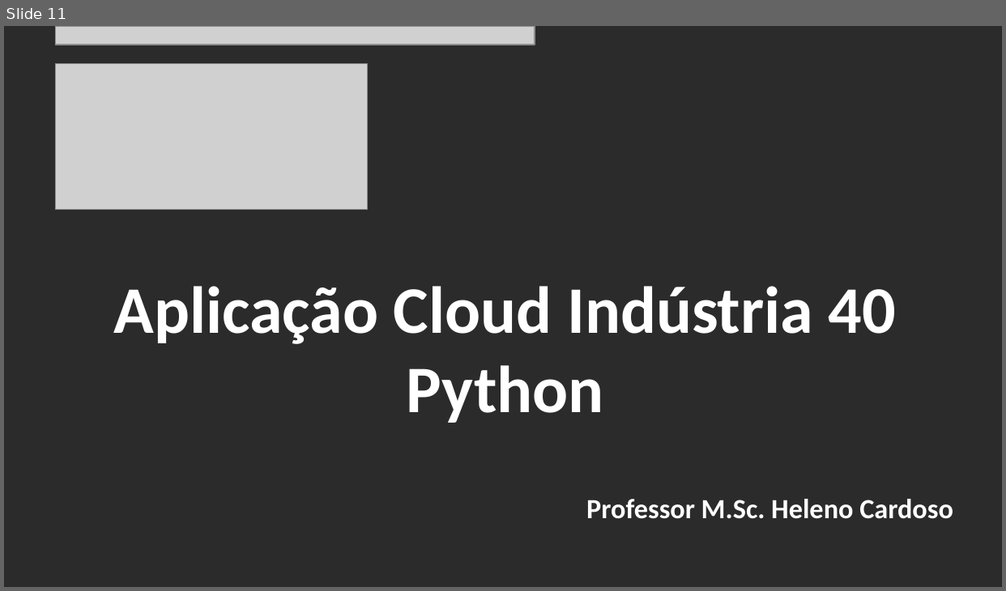
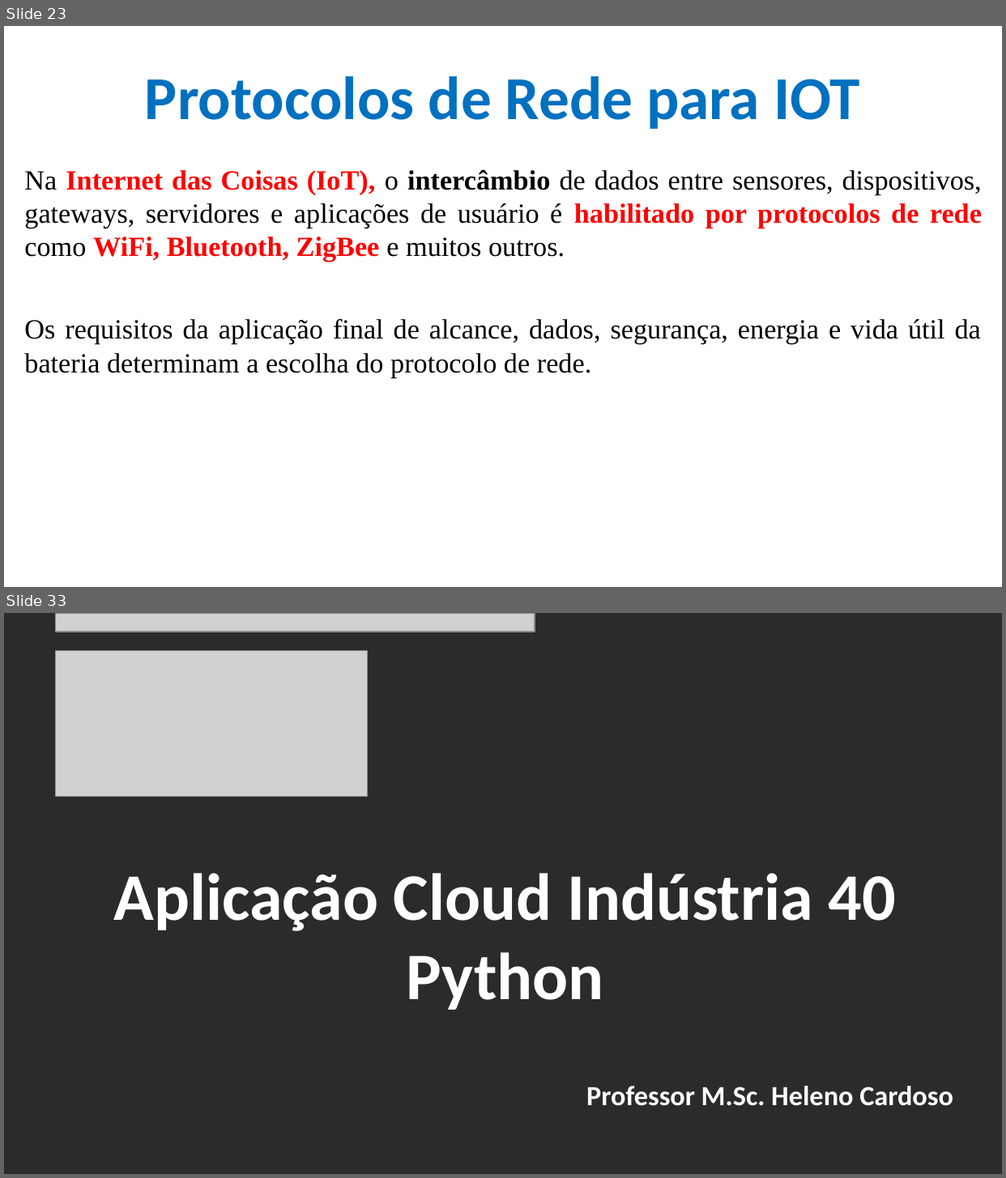
Before and after one commit to CloudEducationBrazil/WydenArea1AplicacaoCloudIndustria40Python, a slide deck: 01 Classes/Aula 02 - Aplicação Cloud Indústria 40 Python.pptx. Shown one above the other, each under a label of ours: slide 11 before the commit, slides 23 and 33 after it; the slides between them are not shown. The pictures are 1006x591 and 1006x1178 pixels, drawn with LibreOffice and Linux fonts; fonts in the diff are those of the drawing; grey boxes stand for pictures; background and template pictures are left out; a plain dark background stands for a picture behind light text. Boxes give left, top, right and bottom in pixels: in the first picture for what was removed or moved away, otherwise in the second. Text is boxed around its words. In the diff, an @@ line names an element or a change of style, - is before the commit and + after.

```diff
--- a/01 Classes/Aula 02 - Aplicação Cloud Indústria 40 Python.pptx
+++ b/01 Classes/Aula 02 - Aplicação Cloud Indústria 40 Python.pptx
@@ slide 23 added at (x1=4, y1=26, x2=1002, y2=587), background picture (left out) @@
@@ title added at (x1=145, y1=76, x2=860, y2=129), 44 pt, text #0070C0, bold @@
+Protocolos de Rede para IOT
@@ text added at (x1=24, y1=170, x2=982, y2=378), 20 pt, text #000000 @@
+Na Internet das Coisas (IoT), o intercâmbio de dados entre sensores, dispositivos, gateways, servidores e aplicações de usuário é habilitado por protocolos de rede como WiFi, Bluetooth, ZigBee e muitos outros.
+Os requisitos da aplicação final de alcance, dados, segurança, energia e vida útil da bateria determinam a escolha do protocolo de rede.
@@ what was slide 11 is now slide 33 @@
```
Also in this commit, not shown: 8 slides changed, 21 other slides added, 2 other files.
